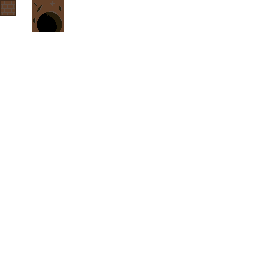
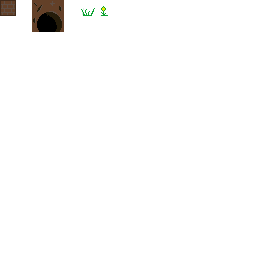
Two versions of the same layered image (256 x 256). Layer-by-layer changes:
painted on "Layer 1" over left=81, top=6, right=108, bottom=16
hid "Background" over left=81, top=6, right=108, bottom=16
